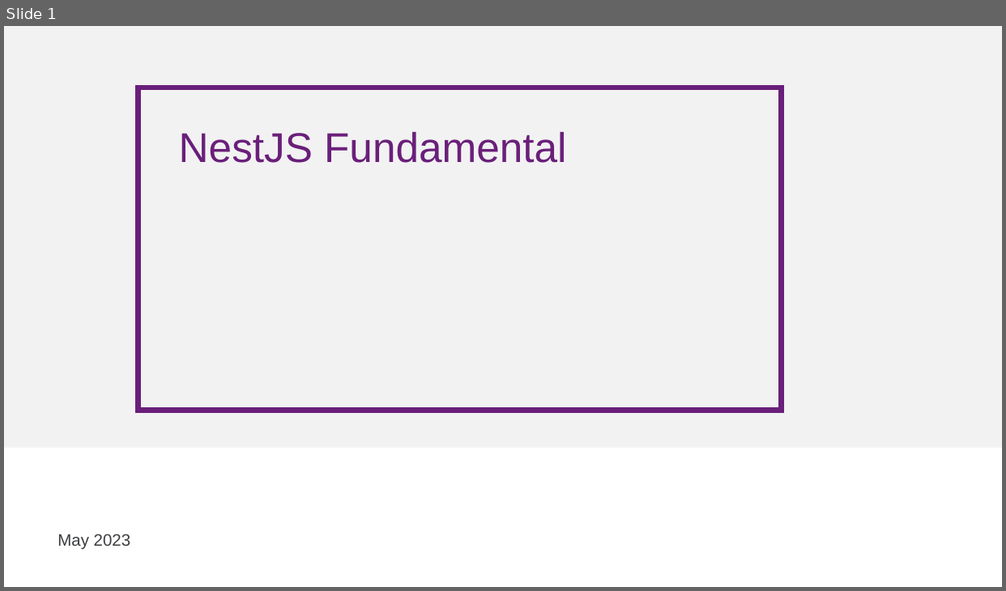
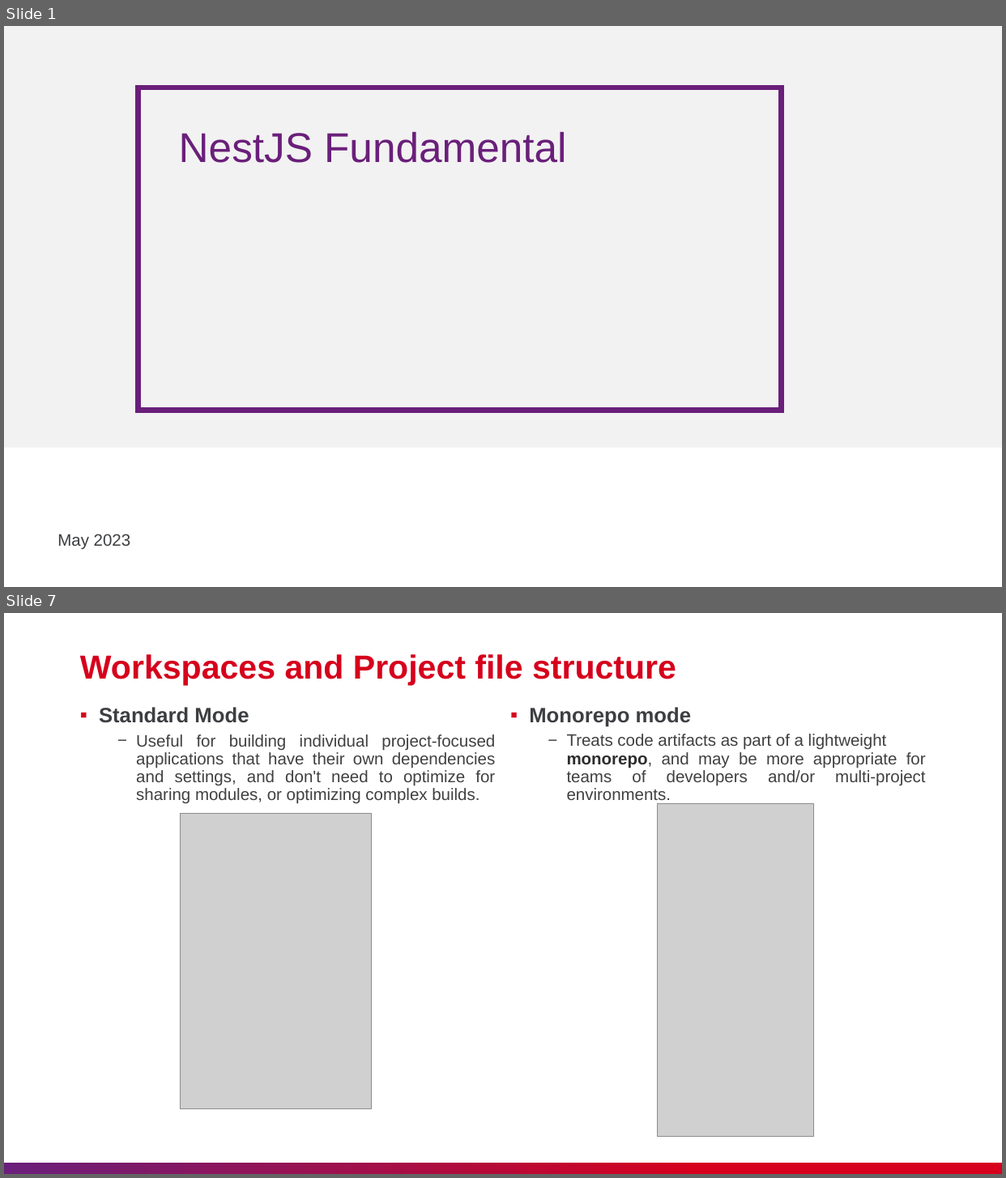
Before and after one commit to nashtech-garage/nodejs-nestjs-training, a slide deck: slide/NT_NestJS_Training.pptx. Shown one above the other, each under a label of ours: slide 1 before the commit, slides 1 and 7 after it; the slides between them are not shown. The pictures are 1006x591 and 1006x1178 pixels, drawn with LibreOffice and Linux fonts; fonts in the diff are those of the drawing; grey boxes stand for pictures; background and template pictures are left out. Boxes give left, top, right and bottom in pixels: in the first picture for what was removed or moved away, otherwise in the second. Text is boxed around its words. In the diff, an @@ line names an element or a change of style, - is before the commit and + after.

```diff
--- a/slide/NT_NestJS_Training.pptx
+++ b/slide/NT_NestJS_Training.pptx
@@ slide 7 added at box(4, 613, 1002, 1174), background #FFFFFF @@
@@ title added at box(80, 654, 676, 685), 32 pt, text #D6001C, bold @@
+Workspaces and Project file structure
@@ text added at box(99, 707, 496, 804), 16 pt, text #404040 @@
+▪ Standard Mode
+  − Useful for building individual project-focused applications that have their own dependencies and settings, and don't need to optimize for sharing modules, or optimizing complex builds.
@@ text added at box(529, 707, 926, 804), 16 pt, text #404040 @@
+▪ Monorepo mode
+  − Treats code artifacts as part of a lightweight monorepo, and may be more appropriate for teams of developers and/or multi-project environments.
@@ picture added at box(658, 804, 815, 1137) @@
@@ picture added at box(181, 814, 372, 1110) @@
@@ rectangle added at box(4, 1163, 1002, 1174), fill gradient #6A1F7A to #D6001C @@
```
Also in this commit, not shown: 5 slides changed, 25 other slides added, 26 slides removed, 7 other files.
